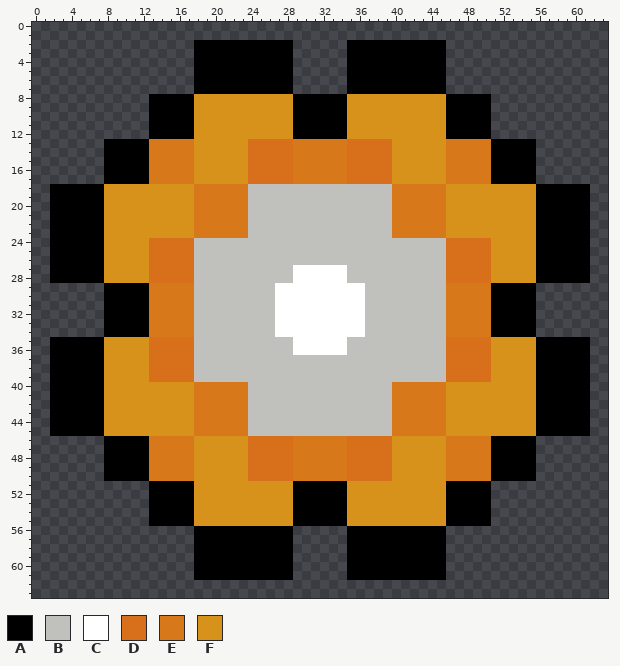
Pixel-art sprite: res/images/flowers/1.png. Above, as it was before the edit.
The file is 64x64 pixels.
Palette (. is transparent): A #000000  B #c0c0bc  C #ffffff  D #d76f1b  E #d7781b  F #d7921b
Pixels before, first column x 2:
 2 ................AAAAAAAAAAA......AAAAAAAAAAA................
 3 ................AAAAAAAAAAA......AAAAAAAAAAA................
 4 ................AAAAAAAAAAA......AAAAAAAAAAA................
 5 ................AAAAAAAAAAA......AAAAAAAAAAA................
 6 ................AAAAAAAAAAA......AAAAAAAAAAA................
 7 ................AAAAAAAAAAA......AAAAAAAAAAA................
 8 ...........AAAAAFFFFFFFFFFFAAAAAAFFFFFFFFFFFAAAAA...........
 9 ...........AAAAAFFFFFFFFFFFAAAAAAFFFFFFFFFFFAAAAA...........
10 ...........AAAAAFFFFFFFFFFFAAAAAAFFFFFFFFFFFAAAAA...........
11 ...........AAAAAFFFFFFFFFFFAAAAAAFFFFFFFFFFFAAAAA...........
12 ...........AAAAAFFFFFFFFFFFAAAAAAFFFFFFFFFFFAAAAA...........
13 ......AAAAAEEEEEFFFFFFDDDDDEEEEEEDDDDDFFFFFFEEEEEAAAAA......
14 ......AAAAAEEEEEFFFFFFDDDDDEEEEEEDDDDDFFFFFFEEEEEAAAAA......
15 ......AAAAAEEEEEFFFFFFDDDDDEEEEEEDDDDDFFFFFFEEEEEAAAAA......
16 ......AAAAAEEEEEFFFFFFDDDDDEEEEEEDDDDDFFFFFFEEEEEAAAAA......
17 ......AAAAAEEEEEFFFFFFDDDDDEEEEEEDDDDDFFFFFFEEEEEAAAAA......
18 AAAAAAFFFFFFFFFFEEEEEEBBBBBBBBBBBBBBBBEEEEEEFFFFFFFFFFAAAAAA
19 AAAAAAFFFFFFFFFFEEEEEEBBBBBBBBBBBBBBBBEEEEEEFFFFFFFFFFAAAAAA
20 AAAAAAFFFFFFFFFFEEEEEEBBBBBBBBBBBBBBBBEEEEEEFFFFFFFFFFAAAAAA
21 AAAAAAFFFFFFFFFFEEEEEEBBBBBBBBBBBBBBBBEEEEEEFFFFFFFFFFAAAAAA
22 AAAAAAFFFFFFFFFFEEEEEEBBBBBBBBBBBBBBBBEEEEEEFFFFFFFFFFAAAAAA
23 AAAAAAFFFFFFFFFFEEEEEEBBBBBBBBBBBBBBBBEEEEEEFFFFFFFFFFAAAAAA
24 AAAAAAFFFFFDDDDDBBBBBBBBBBBBBBBBBBBBBBBBBBBBDDDDDFFFFFAAAAAA
25 AAAAAAFFFFFDDDDDBBBBBBBBBBBBBBBBBBBBBBBBBBBBDDDDDFFFFFAAAAAA
26 AAAAAAFFFFFDDDDDBBBBBBBBBBBBBBBBBBBBBBBBBBBBDDDDDFFFFFAAAAAA
27 AAAAAAFFFFFDDDDDBBBBBBBBBBBCCCCCCBBBBBBBBBBBDDDDDFFFFFAAAAAA
28 AAAAAAFFFFFDDDDDBBBBBBBBBBBCCCCCCBBBBBBBBBBBDDDDDFFFFFAAAAAA
29 ......AAAAAEEEEEBBBBBBBBBCCCCCCCCCCBBBBBBBBBEEEEEAAAAA......
30 ......AAAAAEEEEEBBBBBBBBBCCCCCCCCCCBBBBBBBBBEEEEEAAAAA......
31 ......AAAAAEEEEEBBBBBBBBBCCCCCCCCCCBBBBBBBBBEEEEEAAAAA......
32 ......AAAAAEEEEEBBBBBBBBBCCCCCCCCCCBBBBBBBBBEEEEEAAAAA......
33 ......AAAAAEEEEEBBBBBBBBBCCCCCCCCCCBBBBBBBBBEEEEEAAAAA......
34 ......AAAAAEEEEEBBBBBBBBBCCCCCCCCCCBBBBBBBBBEEEEEAAAAA......
35 AAAAAAFFFFFDDDDDBBBBBBBBBBBCCCCCCBBBBBBBBBBBDDDDDFFFFFAAAAAA
36 AAAAAAFFFFFDDDDDBBBBBBBBBBBCCCCCCBBBBBBBBBBBDDDDDFFFFFAAAAAA
37 AAAAAAFFFFFDDDDDBBBBBBBBBBBBBBBBBBBBBBBBBBBBDDDDDFFFFFAAAAAA
38 AAAAAAFFFFFDDDDDBBBBBBBBBBBBBBBBBBBBBBBBBBBBDDDDDFFFFFAAAAAA
39 AAAAAAFFFFFDDDDDBBBBBBBBBBBBBBBBBBBBBBBBBBBBDDDDDFFFFFAAAAAA
40 AAAAAAFFFFFFFFFFEEEEEEBBBBBBBBBBBBBBBBEEEEEEFFFFFFFFFFAAAAAA
41 AAAAAAFFFFFFFFFFEEEEEEBBBBBBBBBBBBBBBBEEEEEEFFFFFFFFFFAAAAAA
42 AAAAAAFFFFFFFFFFEEEEEEBBBBBBBBBBBBBBBBEEEEEEFFFFFFFFFFAAAAAA
43 AAAAAAFFFFFFFFFFEEEEEEBBBBBBBBBBBBBBBBEEEEEEFFFFFFFFFFAAAAAA
44 AAAAAAFFFFFFFFFFEEEEEEBBBBBBBBBBBBBBBBEEEEEEFFFFFFFFFFAAAAAA
45 AAAAAAFFFFFFFFFFEEEEEEBBBBBBBBBBBBBBBBEEEEEEFFFFFFFFFFAAAAAA
46 ......AAAAAEEEEEFFFFFFDDDDDEEEEEEDDDDDFFFFFFEEEEEAAAAA......
47 ......AAAAAEEEEEFFFFFFDDDDDEEEEEEDDDDDFFFFFFEEEEEAAAAA......
48 ......AAAAAEEEEEFFFFFFDDDDDEEEEEEDDDDDFFFFFFEEEEEAAAAA......
49 ......AAAAAEEEEEFFFFFFDDDDDEEEEEEDDDDDFFFFFFEEEEEAAAAA......
50 ......AAAAAEEEEEFFFFFFDDDDDEEEEEEDDDDDFFFFFFEEEEEAAAAA......
51 ...........AAAAAFFFFFFFFFFFAAAAAAFFFFFFFFFFFAAAAA...........
52 ...........AAAAAFFFFFFFFFFFAAAAAAFFFFFFFFFFFAAAAA...........
53 ...........AAAAAFFFFFFFFFFFAAAAAAFFFFFFFFFFFAAAAA...........
54 ...........AAAAAFFFFFFFFFFFAAAAAAFFFFFFFFFFFAAAAA...........
55 ...........AAAAAFFFFFFFFFFFAAAAAAFFFFFFFFFFFAAAAA...........
56 ................AAAAAAAAAAA......AAAAAAAAAAA................
57 ................AAAAAAAAAAA......AAAAAAAAAAA................
58 ................AAAAAAAAAAA......AAAAAAAAAAA................
59 ................AAAAAAAAAAA......AAAAAAAAAAA................
60 ................AAAAAAAAAAA......AAAAAAAAAAA................
61 ................AAAAAAAAAAA......AAAAAAAAAAA................
New version:
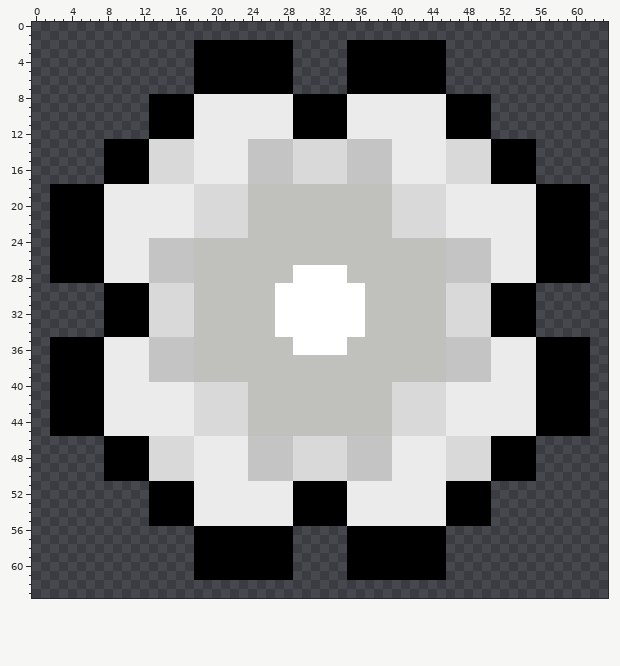
The exact change:
colour D: #d76f1b -> #c4c4c4
colour E: #d7781b -> #d9d9d9
colour F: #d7921b -> #ebebeb
